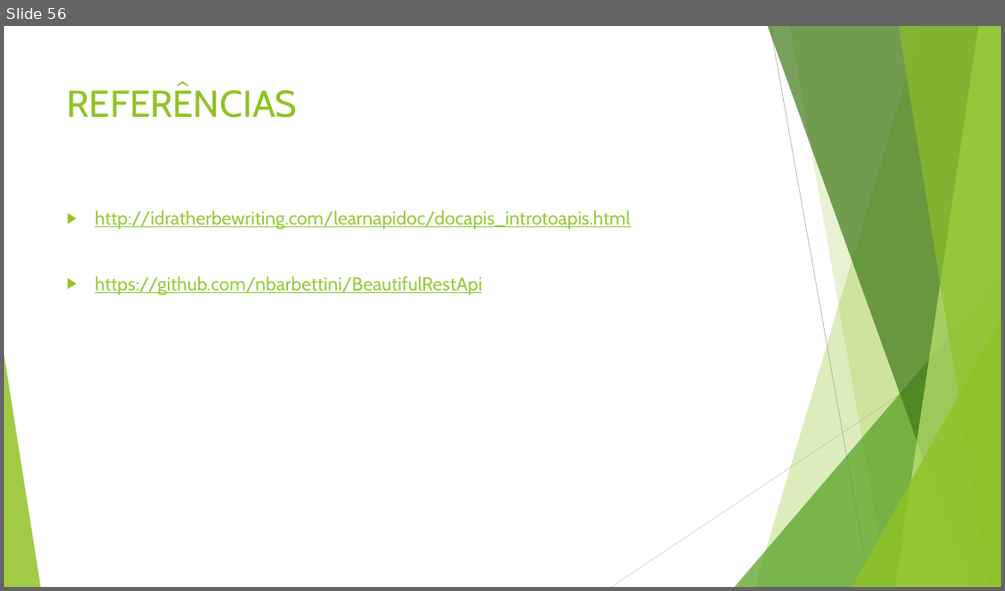
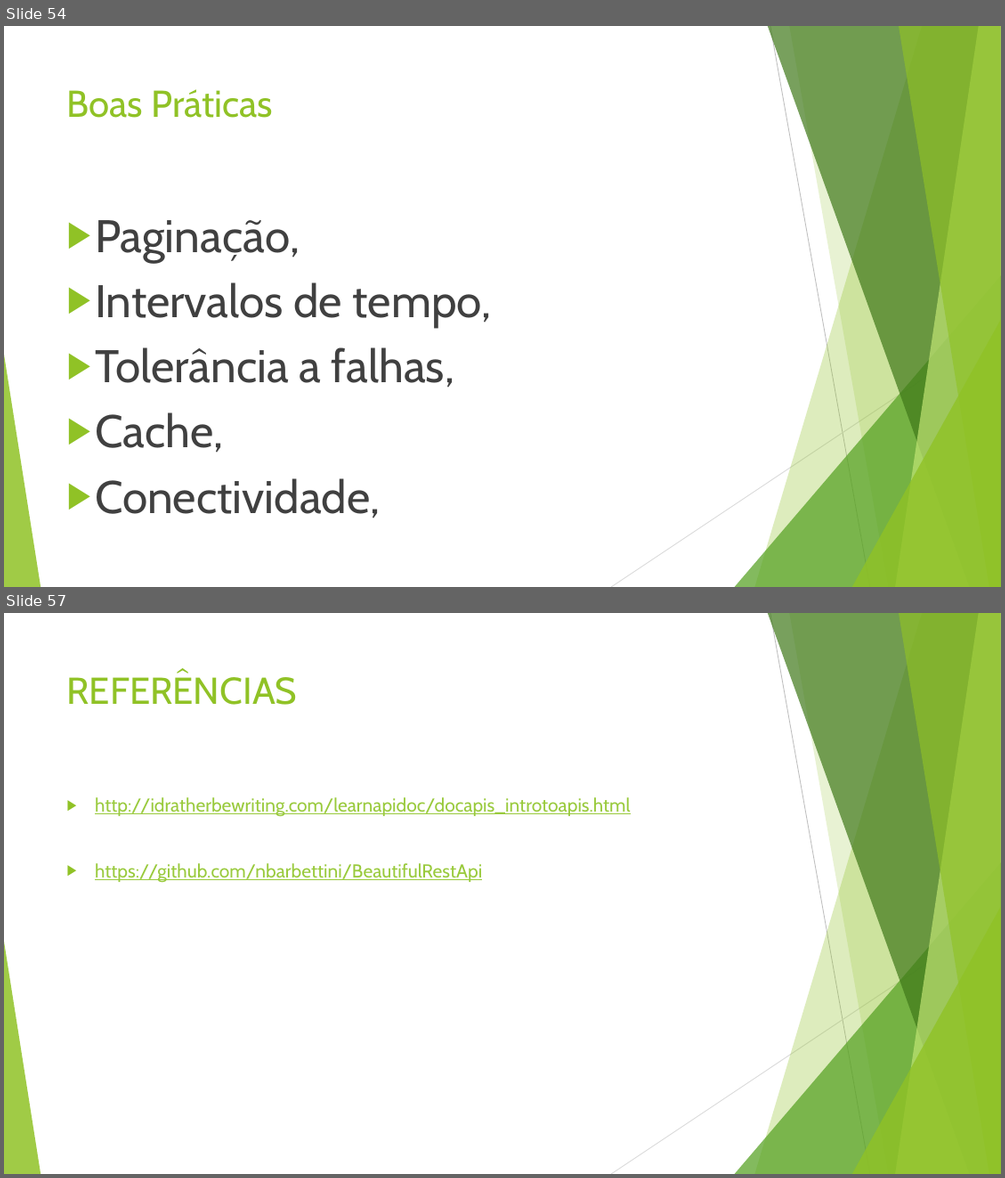
Before and after one commit to leandrocgsi/RestWithASP-NETUdemy, a slide deck: Documents/Understending RESTFul API's .pptx. Shown one above the other, each under a label of ours: slide 56 before the commit, slides 54 and 57 after it; the slides between them are not shown. The pictures are 1005x591 and 1005x1178 pixels, drawn with LibreOffice and Linux fonts; fonts in the diff are those of the drawing. Boxes give left, top, right and bottom in pixels: in the first picture for what was removed or moved away, otherwise in the second. Text is boxed around its words. In the diff, an @@ line names an element or a change of style, - is before the commit and + after.

```diff
--- a/Documents/Understending RESTFul API's .pptx
+++ b/Documents/Understending RESTFul API's .pptx
@@ slide 54 added at box(4, 26, 1001, 587), background #FFFFFF; not listed: 10 template elements that a slide beside it also shows @@
@@ title added at box(67, 89, 273, 118), 36 pt, text #90C226 @@
+Boas Práticas
@@ text added at box(95, 220, 492, 518), 44 pt, text #404040 @@
+▶ Paginação,
+▶ Intervalos de tempo,
+▶ Tolerância a falhas,
+▶ Cache,
+▶ Conectividade,
@@ what was slide 56 is now slide 57 @@
```
Also in this commit, not shown: 5 slides changed, 47 other slides added, 47 slides removed, 3 other files.
